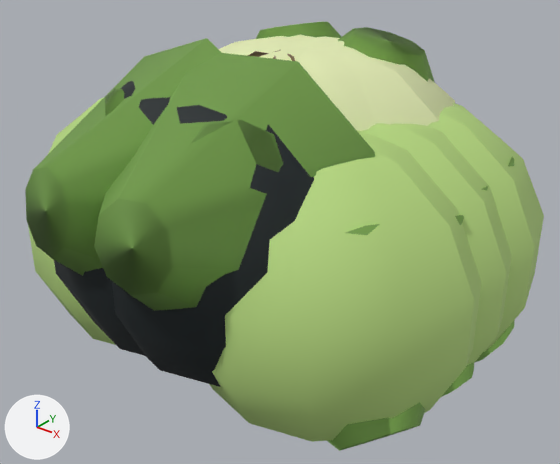
What one commit did to the glTF model public/models/aphidUltimate.glb.
Both versions are drawn from a 50 mm lens placed at (3.16, -3.84, 2.28), pointed at (0.09, -0.01, -0.09). The axes (+X, +Y, +Z) are drawn at lower left. The lights are the same throughout. The picture after the commit comes second. Vertices at exactly the same position are counted once.

In view in the first picture: 'Optimized insect'.
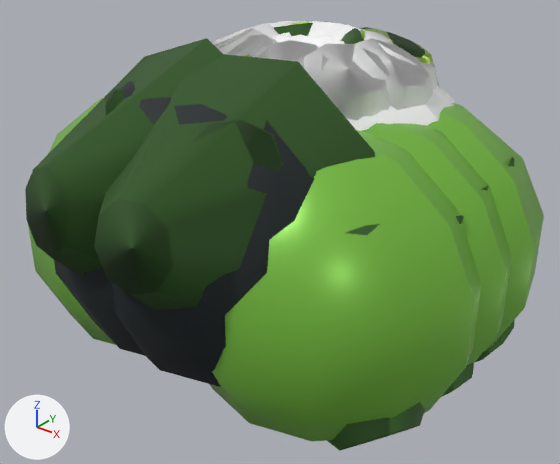
The newer file is also turned or shifted as a whole; pictures and numbers use the older file's frame.

Location of each change, (x1, y1, x2, y2) in pixels of the pictures (560 x 464 px):
'Optimized insect', recoloured, reshaped
    before: (25, 22, 544, 451)
    after: (25, 21, 544, 451)
part 1 of me_complete_articulated_insect_anatomy, added
    after: (352, 38, 433, 110)
part 2 of me_complete_articulated_insect_anatomy, added
    after: (304, 44, 390, 121)
part 3 of me_complete_articulated_insect_anatomy, added
    after: (252, 40, 328, 70)
part 4 of me_complete_articulated_insect_anatomy, added
    after: (218, 34, 278, 59)
part 5 of me_complete_articulated_insect_anatomy, added
    after: (215, 28, 276, 54)
part 6 of me_complete_articulated_insect_anatomy, added
    after: (212, 23, 280, 45)
part 7 of me_complete_articulated_insect_anatomy, added (mostly hidden)
    after: (270, 21, 307, 37)
part 8 of me_complete_articulated_insect_anatomy, added
    after: (308, 21, 344, 38)
part 9 of me_complete_articulated_insect_anatomy, added (mostly hidden)
    after: (330, 25, 393, 41)
part 10 of me_complete_articulated_insect_anatomy, added
    after: (364, 31, 438, 89)
part 11 of me_complete_articulated_insect_anatomy, added
    after: (360, 28, 439, 86)

The change, as a list of edits to the scene's bpy script:
```text
Change mat_mat0:
    mat_mat0.base_color: (0.474, 0.694, 0.216) -> (0.198, 0.527, 0.0561)  # green #b7d980 -> green #7bc043
Change mat_mat1:
    mat_mat1.base_color: (0.188, 0.376, 0.0723) -> (0.0284, 0.102, 0.013)  # green #78a54c -> dark green #2f5a1e
Change mat_mat2:
    mat_mat2.base_color: (0.776, 0.847, 0.462) -> (1.0, 1.0, 1.0)  # green #e4edb5 -> white #ffffff
Change me_complete_articulated_insect_anatomy:
    remove me_complete_articulated_insect_anatomy.from_pydata(...)  # 2046 vertices, 3848 faces; spans x -1.69..1.69, y -1.61..1.65, z -1.14..1.28
    add me_complete_articulated_insect_anatomy.from_pydata(...)  # 2262 vertices, 4232 faces; spans x -1.69..1.69, y -1.61..1.65, z -1.14..1.28
    me_complete_articulated_insect_anatomy part 1: the loose piece of 18 vertices spanning x -0.75..1.14, y -0.31..1.65, z -0.07..1.21 is copied, and the copy is multiplied about its middle by the matrix ((0.98, 0.033, 0.197), (-0.013, 0.995, -0.103), (-0.199, 0.099, 0.975)), then moved by (0.13, -0.28, 0.0), in mat_mat2 (white #ffffff); it spans x -0.63..1.12, y -0.55..1.41, z -0.23..1.21
    me_complete_articulated_insect_anatomy part 2: the loose piece of 18 vertices spanning x -0.75..1.14, y -0.31..1.65, z -0.07..1.21 is copied, and the copy is multiplied about its middle by the matrix ((0.992, 0.066, 0.108), (-0.026, 0.943, -0.331), (-0.124, 0.326, 0.937)), then moved by (0.05, -0.46, -0.01), in mat_mat2 (white #ffffff); it spans x -0.72..1.11, y -0.61..1.3, z -0.22..1.21
    me_complete_articulated_insect_anatomy part 3: the loose piece of 18 vertices spanning x -0.75..0.94, y -0.36..1.14, z -0.8..1.13 is copied, and the copy is multiplied about its middle by the matrix ((0.8, -0.287, -0.526), (-0.559, -0.041, -0.828), (0.217, 0.957, -0.193)), then moved by (-0.11, -0.14, 0.25), in mat_mat2 (white #ffffff); it spans x -0.87..1.06, y -0.63..1.2, z -0.19..1.22
    me_complete_articulated_insect_anatomy part 4: the loose piece of 18 vertices spanning x -1.09..0.8, y -0.31..1.65, z -0.08..1.21 is copied, and the copy is multiplied about its middle by the matrix ((0.993, -0.028, 0.111), (0.077, 0.883, -0.463), (-0.085, 0.469, 0.879)), then moved by (0.14, -0.57, -0.03), in mat_mat2 (white #ffffff); it spans x -1.01..0.92, y -0.64..1.19, z -0.19..1.22
    me_complete_articulated_insect_anatomy part 5: the loose piece of 18 vertices spanning x -1.09..0.8, y -0.31..1.65, z -0.08..1.21 is copied, and the copy is multiplied about its middle by the matrix ((0.992, -0.066, -0.107), (0.027, 0.943, -0.332), (0.123, 0.326, 0.937)), then moved by (-0.05, -0.46, 0.0), in mat_mat2 (white #ffffff); it spans x -1.07..0.76, y -0.63..1.29, z -0.21..1.22
    me_complete_articulated_insect_anatomy part 6: the loose piece of 18 vertices spanning x -1.09..0.8, y -0.31..1.65, z -0.08..1.21 is copied, and the copy is multiplied about its middle by the matrix ((0.98, -0.033, -0.197), (0.013, 0.995, -0.104), (0.199, 0.099, 0.975)), then moved by (-0.13, -0.28, 0.02), in mat_mat2 (white #ffffff); it spans x -1.07..0.68, y -0.55..1.41, z -0.2..1.21
    me_complete_articulated_insect_anatomy part 7: the loose piece of 18 vertices spanning x -1.09..0.8, y -0.31..1.65, z -0.08..1.21 is copied, and the copy is multiplied about its middle by the matrix ((0.993, 0.017, -0.116), (-0.001, 0.991, 0.13), (0.117, -0.129, 0.985)), then moved by (-0.05, -0.1, 0.02), in mat_mat2 (white #ffffff); it spans x -1.07..0.76, y -0.43..1.49, z -0.21..1.22
    me_complete_articulated_insect_anatomy part 8: the loose piece of 18 vertices spanning x -1.09..0.8, y -0.31..1.65, z -0.08..1.21 is copied, and the copy is multiplied about its middle by the matrix ((0.994, 0.024, 0.106), (-0.052, 0.961, 0.271), (-0.095, -0.275, 0.957)), then moved by (0.14, 0.02, 0.0), in mat_mat2 (white #ffffff); it spans x -1.01..0.92, y -0.32..1.5, z -0.19..1.22
    me_complete_articulated_insect_anatomy part 9: the loose piece of 18 vertices spanning x -0.75..1.14, y -0.31..1.65, z -0.07..1.21 is copied, and the copy is multiplied about its middle by the matrix ((0.994, -0.025, -0.106), (0.053, 0.961, 0.271), (0.095, -0.275, 0.957)), then moved by (-0.14, 0.02, 0.01), in mat_mat2 (white #ffffff); it spans x -0.87..1.06, y -0.33..1.49, z -0.19..1.22
    me_complete_articulated_insect_anatomy part 10: the loose piece of 18 vertices spanning x -0.75..1.14, y -0.31..1.65, z -0.07..1.21 is copied, and the copy is multiplied about its middle by the matrix ((0.993, -0.017, 0.117), (0.002, 0.992, 0.13), (-0.118, -0.129, 0.985)), then moved by (0.05, -0.09, 0.01), in mat_mat2 (white #ffffff); it spans x -0.72..1.11, y -0.44..1.48, z -0.22..1.21
    me_complete_articulated_insect_anatomy part 11: the loose piece of 18 vertices spanning x -0.75..1.14, y -0.31..1.65, z -0.07..1.21 is copied, and the copy is multiplied about its middle by the matrix ((0.999, -0.003, 0.04), (0.002, 0.999, 0.037), (-0.04, -0.037, 0.998)), then moved by (0.02, 0.01, 0.0), in mat_mat5 (green #b8e05a); it spans x -0.74..1.13, y -0.31..1.64, z -0.12..1.21
    other edits to the shape of me_complete_articulated_insect_anatomy do not show in these pictures
```
